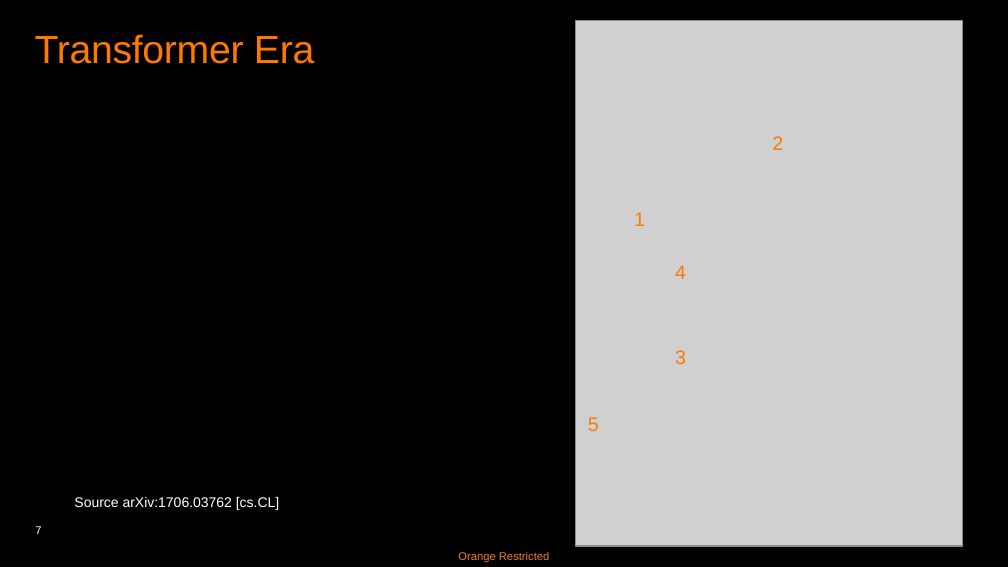
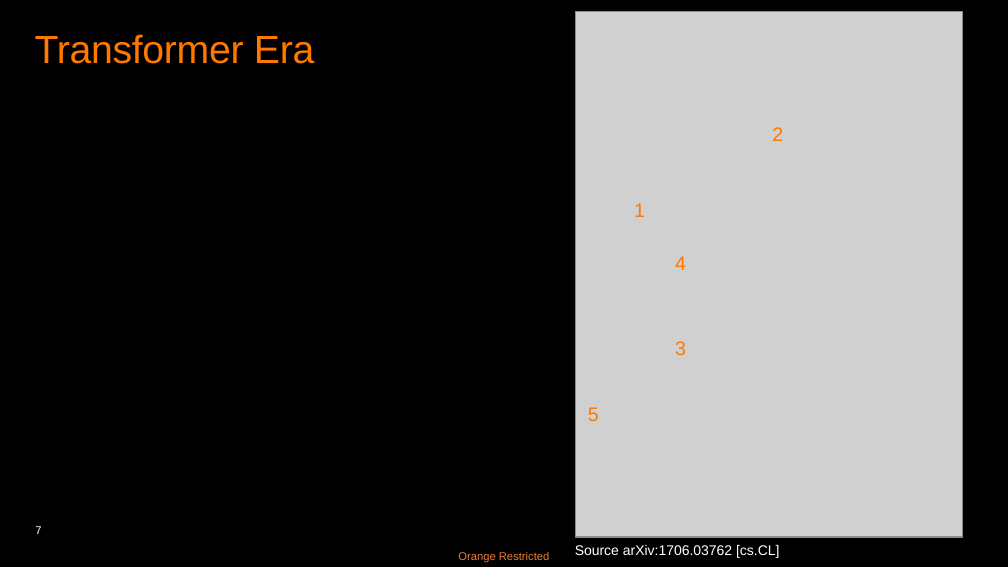
Before and after one commit to basavyr/peft-training, a slide deck: slide 7 of presentation/LORA-RPoenaru.pptx. Drawn at 1008x567 pixels with LibreOffice and Linux fonts; fonts in the diff are those of the drawing; grey boxes stand for pictures. Boxes give left, top, right and bottom in pixels: in the first picture for what was removed or moved away, otherwise in the second. Text is boxed around its words. In the diff, an @@ line names an element or a change of style, - is before the commit and + after.

```diff
--- a/presentation/LORA-RPoenaru.pptx
+++ b/presentation/LORA-RPoenaru.pptx
@@ 5 texts, 1 picture: place and size @@
-5 texts, 1 picture at box(576, 21, 963, 546)
+5 texts, 1 picture at box(576, 12, 963, 537)
@@ text "Source arXiv:1706.03762 [cs.CL]": place and size @@
-text "Source arXiv:1706.03762 [cs.CL]" at box(74, 497, 279, 510)
+text "Source arXiv:1706.03762 [cs.CL]" at box(575, 545, 779, 558)
```
Also in this commit, not shown: 2 other slides changed, 1 slide added.
